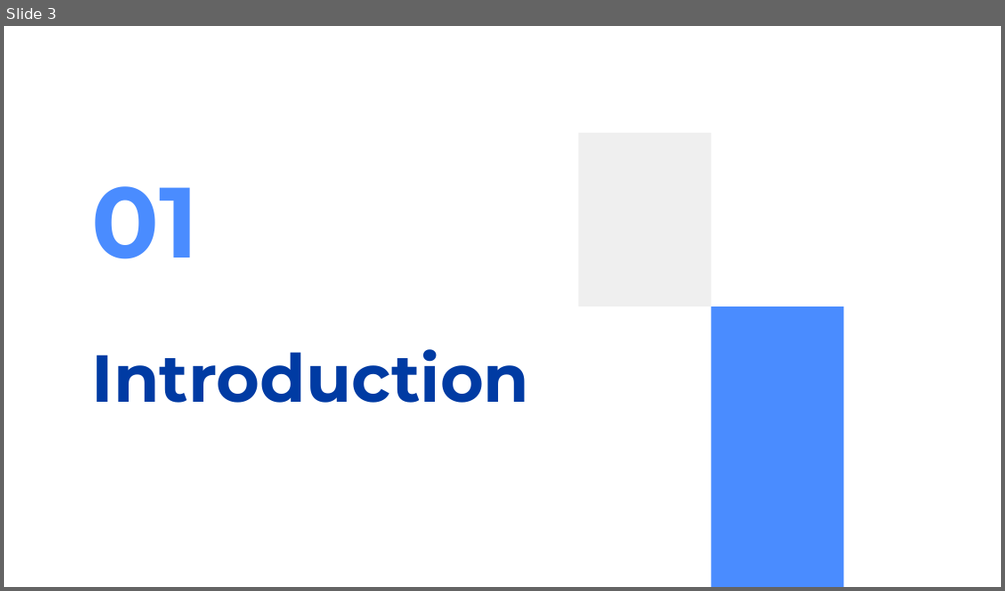
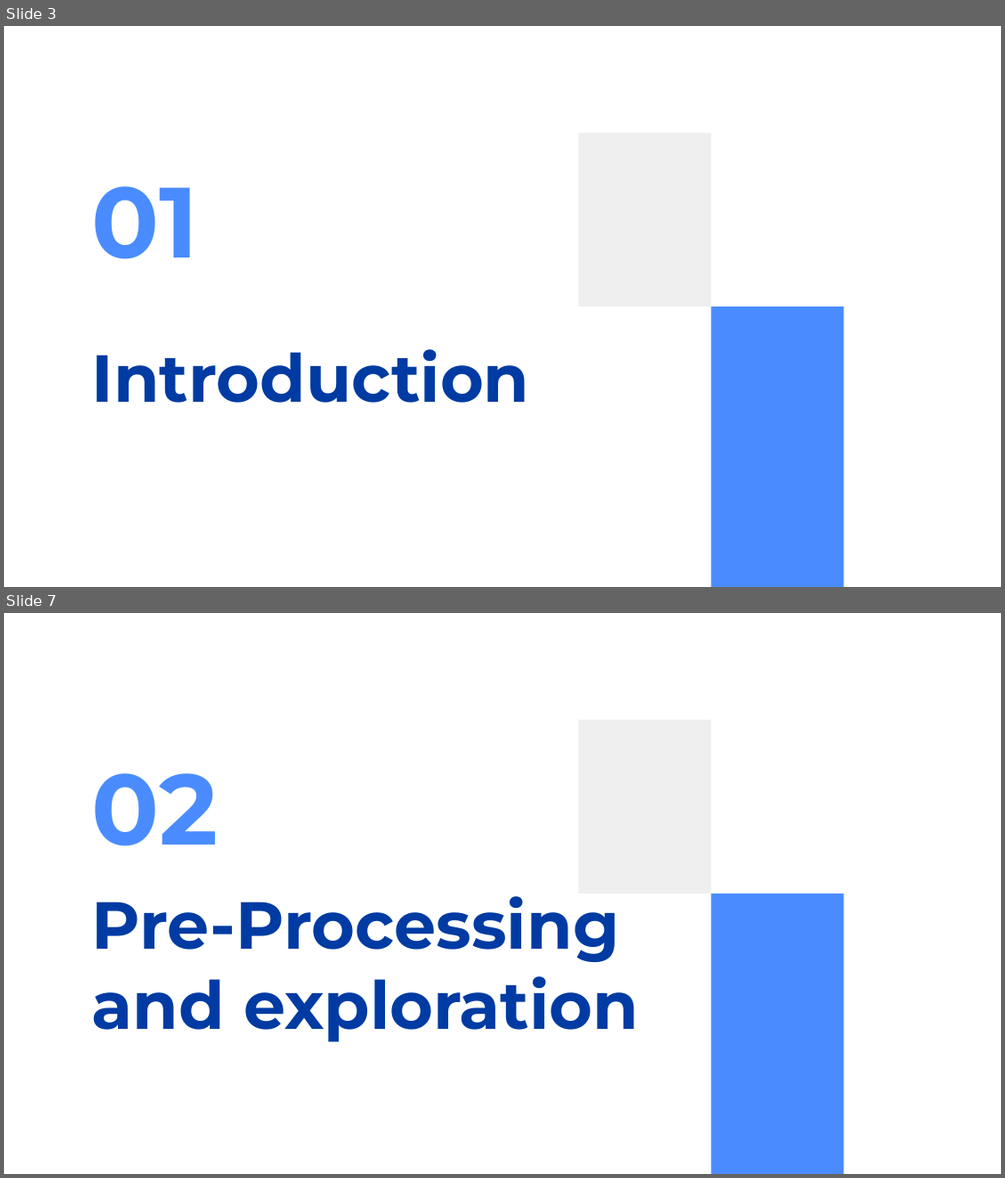
Before and after one commit to SuperMegaFort/TSM-AnSeqDa, a slide deck: presentation/pres_AnSeqDa.pptx. Shown one above the other, each under a label of ours: slide 3 before the commit, slides 3 and 7 after it; the slides between them are not shown. The pictures are 1005x591 and 1005x1178 pixels, drawn with LibreOffice and Linux fonts; fonts in the diff are those of the drawing. Boxes give left, top, right and bottom in pixels: in the first picture for what was removed or moved away, otherwise in the second. Text is boxed around its words. In the diff, an @@ line names an element or a change of style, - is before the commit and + after.

```diff
--- a/presentation/pres_AnSeqDa.pptx
+++ b/presentation/pres_AnSeqDa.pptx
@@ slide 7 added at box(4, 613, 1001, 1174), background #FFFFFF; not listed: 2 template elements that a slide beside it also shows @@
@@ title added at box(92, 773, 218, 846), 72 pt, text #4A8CFF, bold @@
+02
@@ title added at box(92, 896, 639, 1042), 48 pt, text #003BA3, bold @@
+Pre-Processing and exploration
```
Also in this commit, not shown: 5 slides changed, 20 other slides added, 3 other files.
